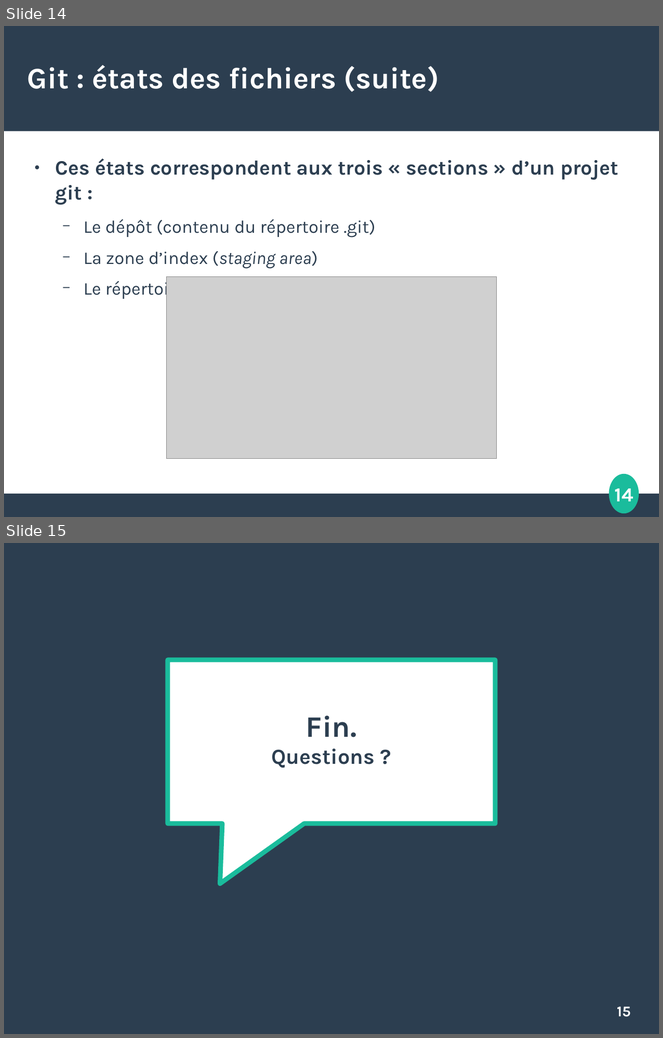
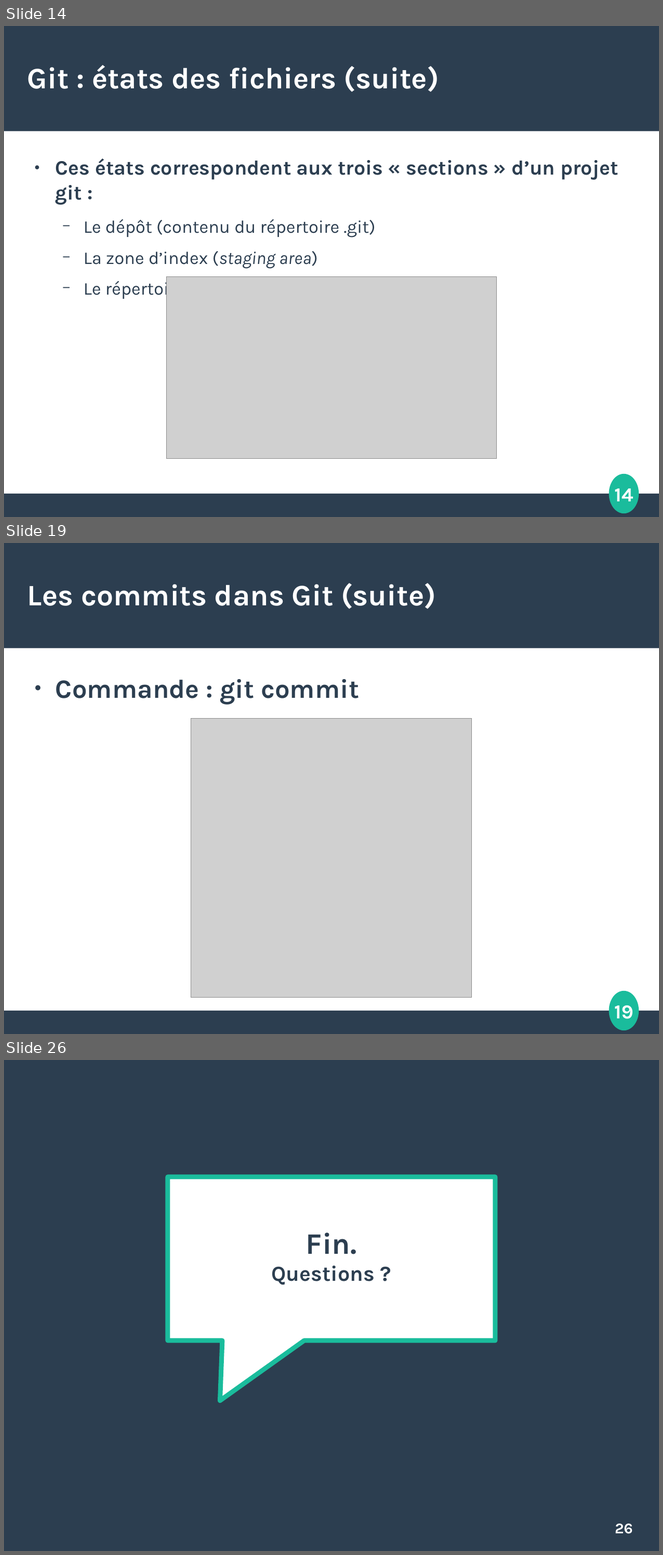
Before and after one commit to etdube/formation_git, a slide deck: Présentation git.odp. Shown one above the other, each under a label of ours: slides 14 and 15 before the commit, slides 14, 19 and 26 after it; the slides between them are not shown. The pictures are 663x1038 and 663x1555 pixels, drawn with LibreOffice and Linux fonts; fonts in the diff are those of the drawing; grey boxes stand for pictures. Boxes give left, top, right and bottom in pixels: in the first picture for what was removed or moved away, otherwise in the second. Text is boxed around its words. In the diff, an @@ line names an element or a change of style, - is before the commit and + after.

Commit message:
Présentation git.odp : section sur commits

```diff
--- a/Présentation git.odp
+++ b/Présentation git.odp
@@ slide 19 added at [4,543,659,1034], background #FFFFFF; not listed: 4 template elements that a slide beside it also shows @@
@@ title added at [27,583,436,609], 36 pt, text #FFFFFF, bold @@
+Les commits dans Git (suite)
@@ text added at [55,679,359,704], 32 pt, text #2C3E50, bold @@
+● Commande : git commit
@@ picture added at [191,718,473,998] @@
@@ what was slide 15 is now slide 26 @@
@@ page number at [615,1524,633,1534]: text changed @@
-15
+26
```
Also in this commit, not shown: 1 slide changed, 10 other slides added.
